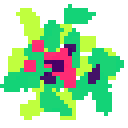
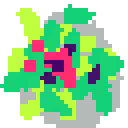
Two versions of the same layered image (128×128). Layer-by-layer changes:
added layer "Background #1" above "Background" over box(20, 12, 124, 120)
hid "Background", painted on it over box(20, 12, 124, 120)
painted on "coffre" over box(20, 12, 124, 128)
